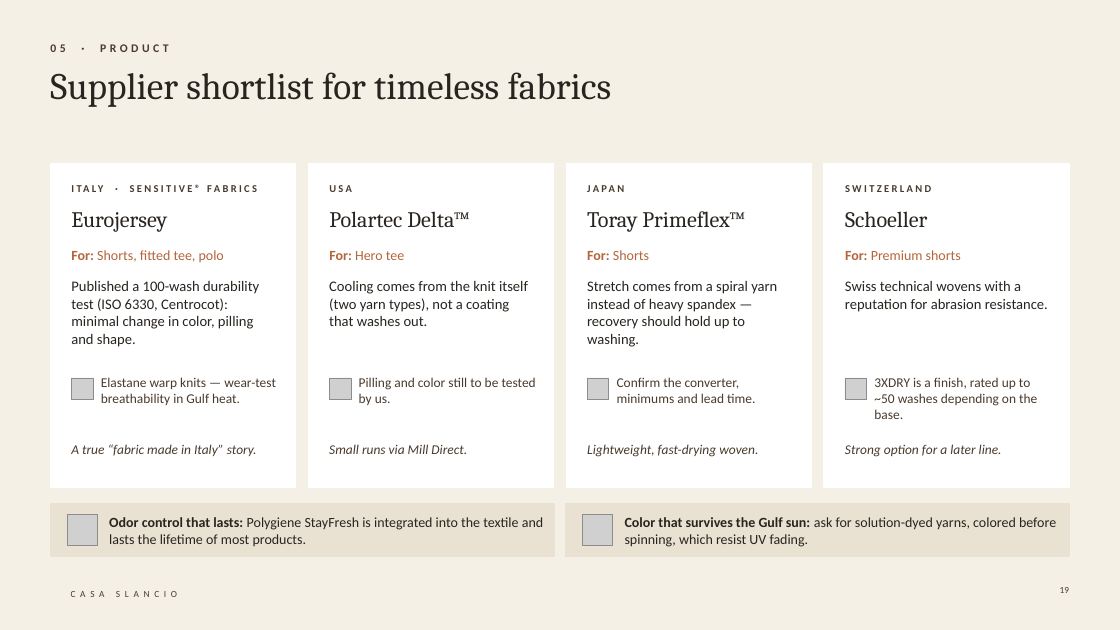
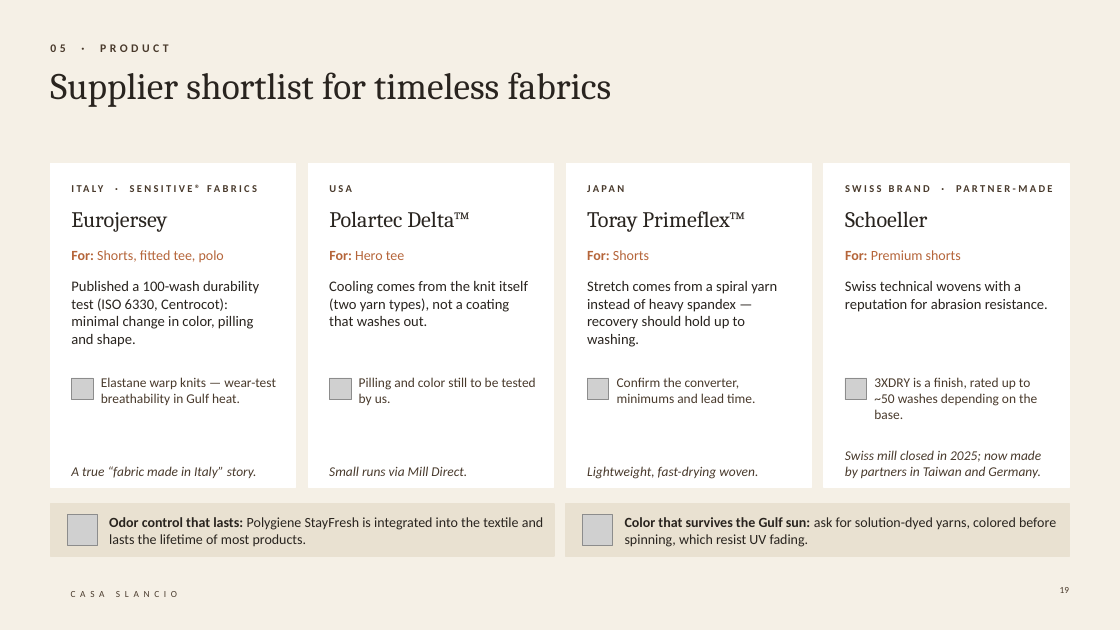
Before and after one commit to mbssssss/world-brief, a slide deck: slide 19 of casa-slancio/Casa_Slancio_Strategy_Presentation.pptx. Drawn at 1120x630 pixels with LibreOffice and Linux fonts; fonts in the diff are those of the drawing; grey boxes stand for pictures; background and template pictures are left out. Boxes give left, top, right and bottom in pixels: in the first picture for what was removed or moved away, otherwise in the second. Text is boxed around its words. In the diff, an @@ line names an element or a change of style, - is before the commit and + after.

```diff
--- a/casa-slancio/Casa_Slancio_Strategy_Presentation.pptx
+++ b/casa-slancio/Casa_Slancio_Strategy_Presentation.pptx
@@ text at <box>845,185,930,192</box>: text changed @@
-SWITZERLAND
+SWISS BRAND · PARTNER-MADE
@@ text "A true “fabric made in ...": place and size @@
-text "A true “fabric made in ..." at <box>71,444,257,456</box>
+text "A true “fabric made in ..." at <box>71,466,257,478</box>
@@ text "Small runs via Mill Direct.": place and size @@
-text "Small runs via Mill Direct." at <box>329,444,467,454</box>
+text "Small runs via Mill Direct." at <box>329,466,467,476</box>
@@ text "Lightweight, fast-drying woven.": place and size @@
-text "Lightweight, fast-drying woven." at <box>587,444,758,457</box>
+text "Lightweight, fast-drying woven." at <box>587,466,758,479</box>
@@ vertical alignment top to bottom in 4 elements at <box>71,466,257,478</box>, <box>329,466,467,476</box>, <box>587,466,758,479</box>, <box>845,450,1041,478</box> @@
@@ text at <box>845,450,1041,478</box>: text changed @@
-Strong option for a later line.
+Swiss mill closed in 2025; now made by partners in Taiwan and Germany.
```
Also in this commit, not shown: 1 other file.
